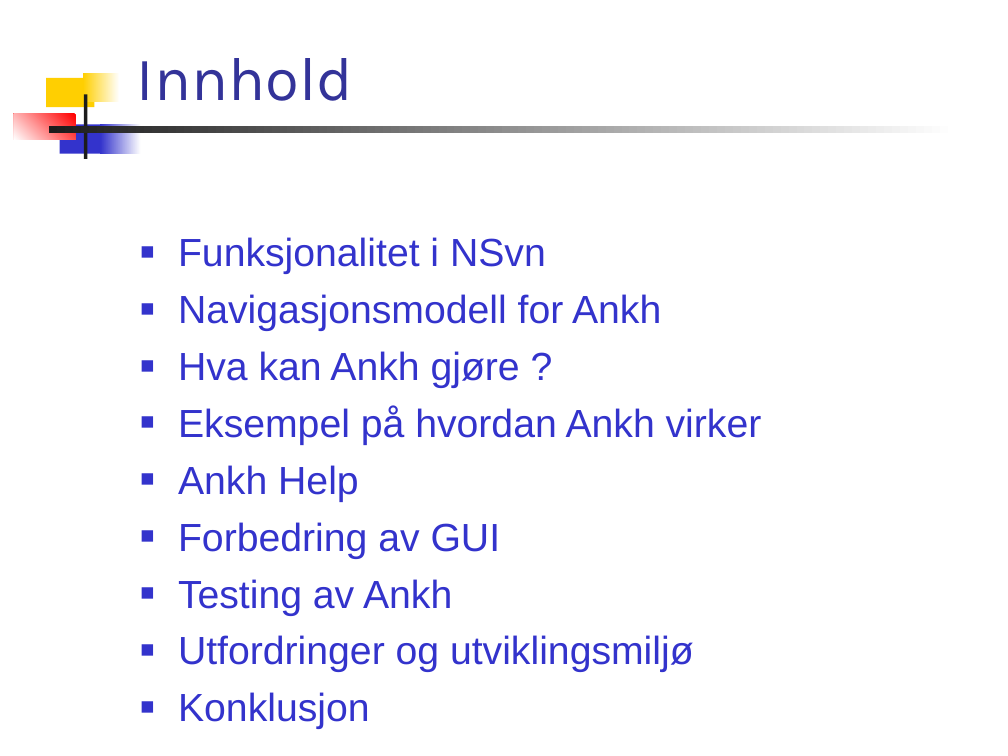
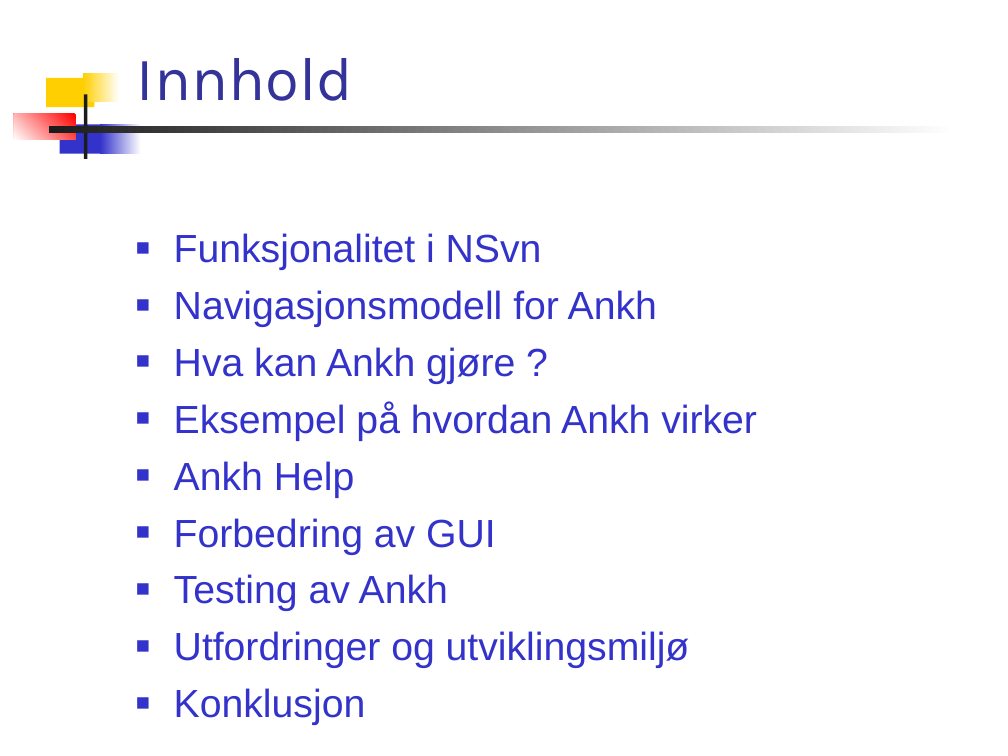
Before and after one commit to chucker/AnkhSVN, a slide deck: slide 9 of doc/powerpoint/Subversion_addin_for_VS.NET.ppt (slide 8 before the commit). Drawn at 1008x756 pixels with LibreOffice and Linux fonts; fonts in the diff are those of the drawing. Boxes give left, top, right and bottom in pixels: in the first picture for what was removed or moved away, otherwise in the second. Text is boxed around its words. In the diff, an @@ line names an element or a change of style, - is before the commit and + after.

```diff
--- a/doc/powerpoint/Subversion_addin_for_VS.NET.ppt
+++ b/doc/powerpoint/Subversion_addin_for_VS.NET.ppt
@@ text "Funksjonalitet i NSvn": place and size @@
-text "Funksjonalitet i NSvn" at [178,237,762,729]
+text "Funksjonalitet i NSvn" at [174,233,757,725]
```
Also in this commit, not shown: 17 other slides changed, 1 slide added.
